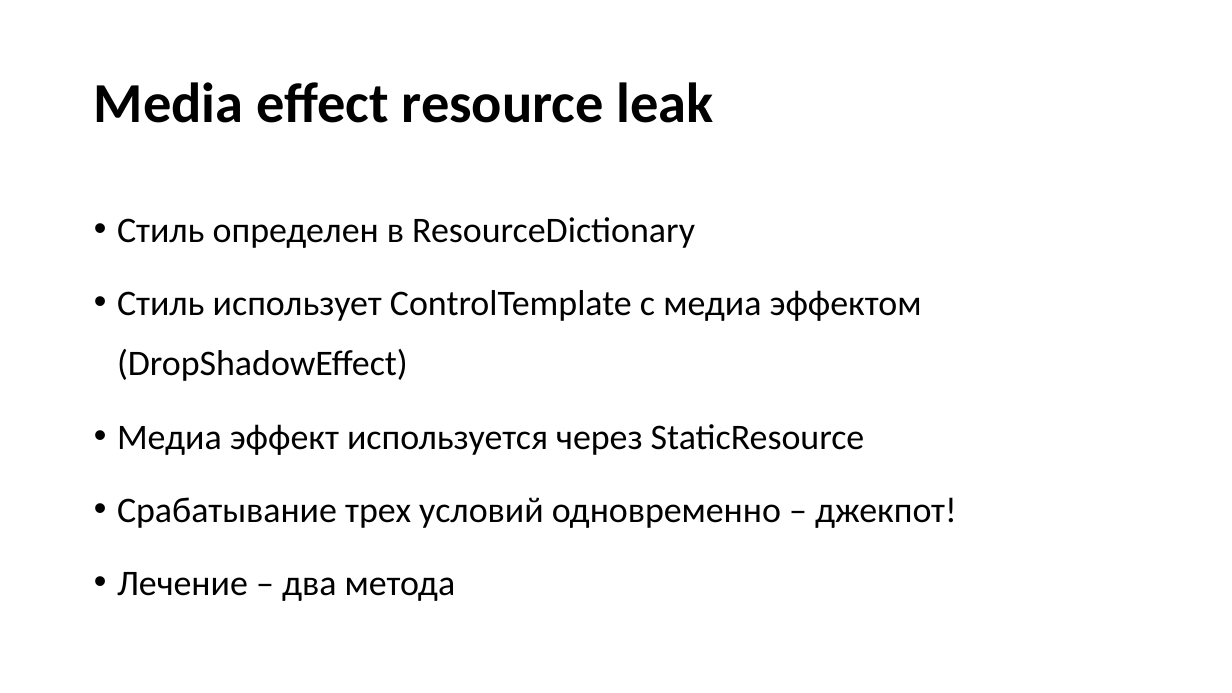
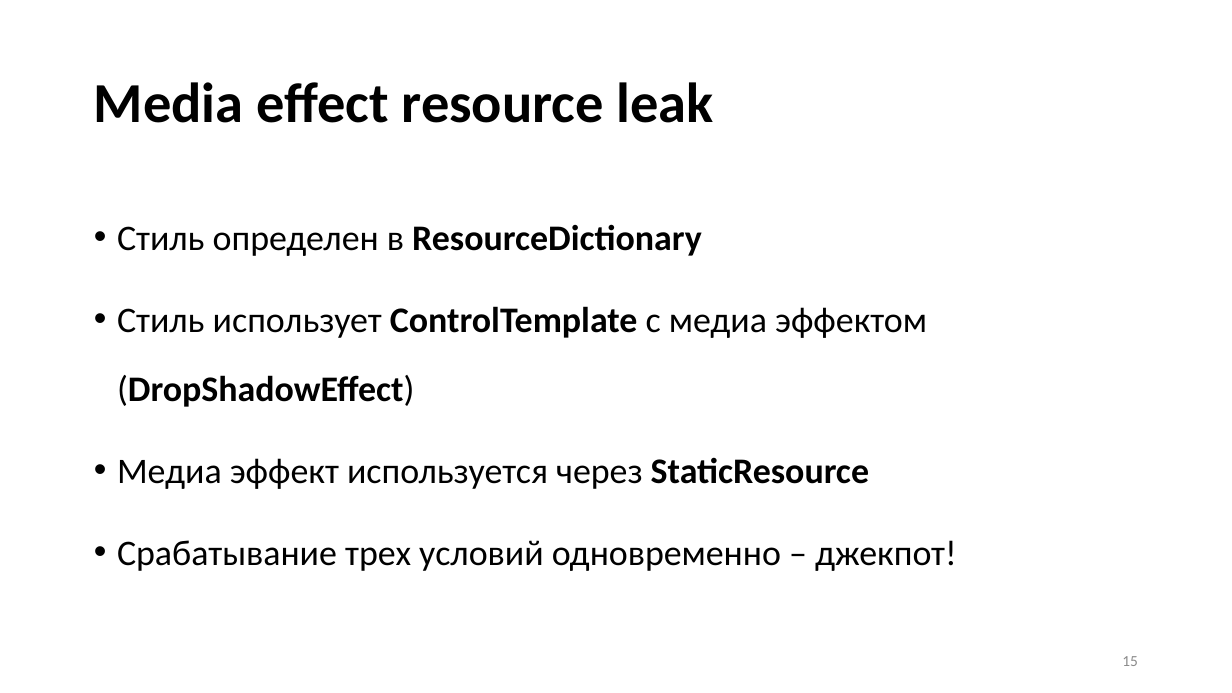
Before and after one commit to Talrandel/MemoryLeak, a slide deck: slide 15 of Утечки памяти.pptx (slide 16 before the commit). Drawn at 1232x693 pixels with LibreOffice and Linux fonts; fonts in the diff are those of the drawing. Boxes give left, top, right and bottom in pixels: in the first picture for what was removed or moved away, otherwise in the second. Text is boxed around its words. In the diff, an @@ line names an element or a change of style, - is before the commit and + after.

```diff
--- a/Утечки памяти.pptx
+++ b/Утечки памяти.pptx
@@ text "Стиль определен в ResourceDictionary" at <box>117,224,957,571</box>: bold on in "ResourceDictionary", "ControlTemplate (DropShadowEffect)", "StaticResource"; line spacing 1.4 to 1.6 @@
@@ text at <box>117,572,456,601</box>: paragraph removed @@
-• Лечение – два метода
@@ page number added at <box>1122,656,1138,666</box>, 12 pt, text #8C8C8C @@
+15
```
Also in this commit, not shown: 18 other slides changed, 3 slides added, 1 slide removed.
